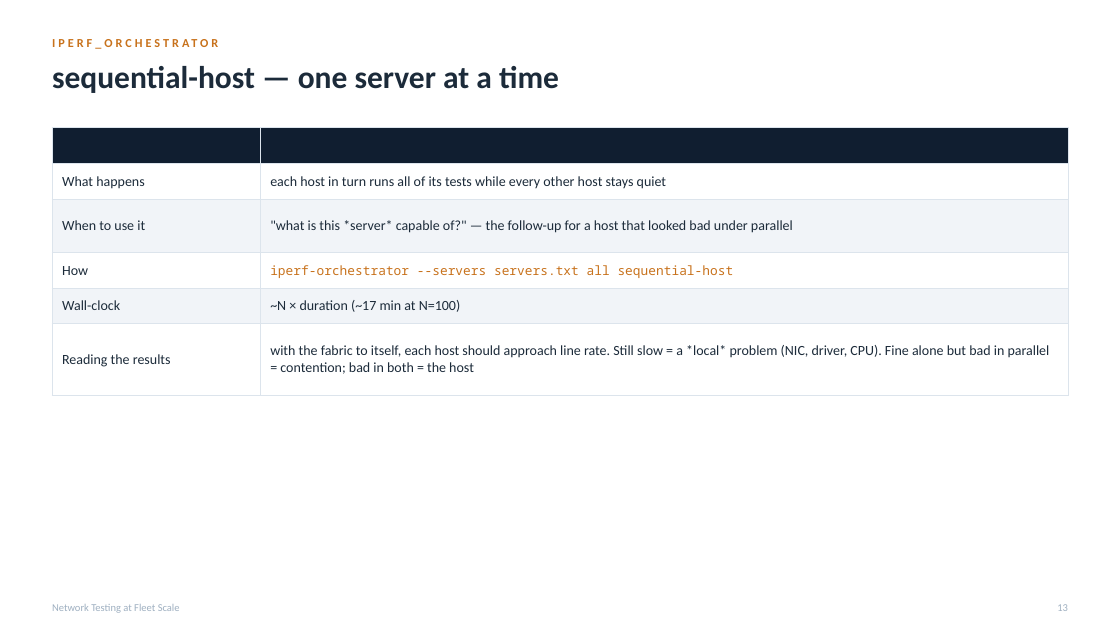
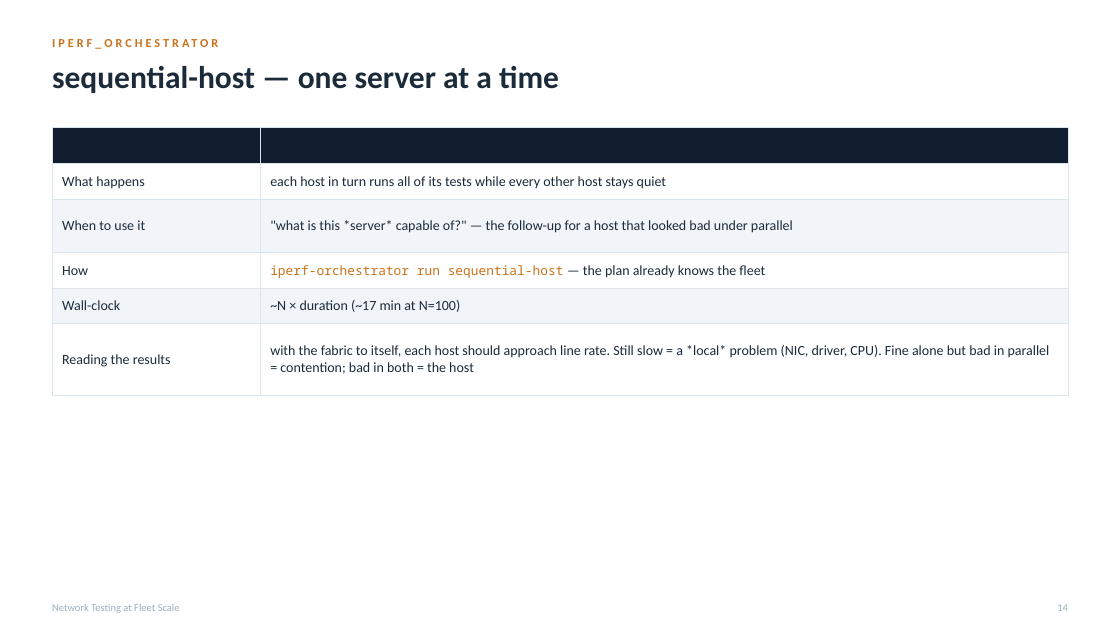
Before and after one commit to MartinGallagher-code/presentations, a slide deck: slide 14 of network-testing/network_testing.pptx (slide 13 before the commit). Drawn at 1120x630 pixels with LibreOffice and Linux fonts; fonts in the diff are those of the drawing. Boxes give left, top, right and bottom in pixels: in the first picture for what was removed or moved away, otherwise in the second. Text is boxed around its words. In the diff, an @@ line names an element or a change of style, - is before the commit and + after.

```diff
--- a/network-testing/network_testing.pptx
+++ b/network-testing/network_testing.pptx
@@ table at [52,128,1068,396] @@
-row 4, column 2: iperf-orchestrator --servers servers.txt all sequential-host
+row 4, column 2: iperf-orchestrator run sequential-host — the plan already knows the fleet
```
Also in this commit, not shown: 22 other slides changed, 2 slides added, 1 slide removed, 1 other file.
